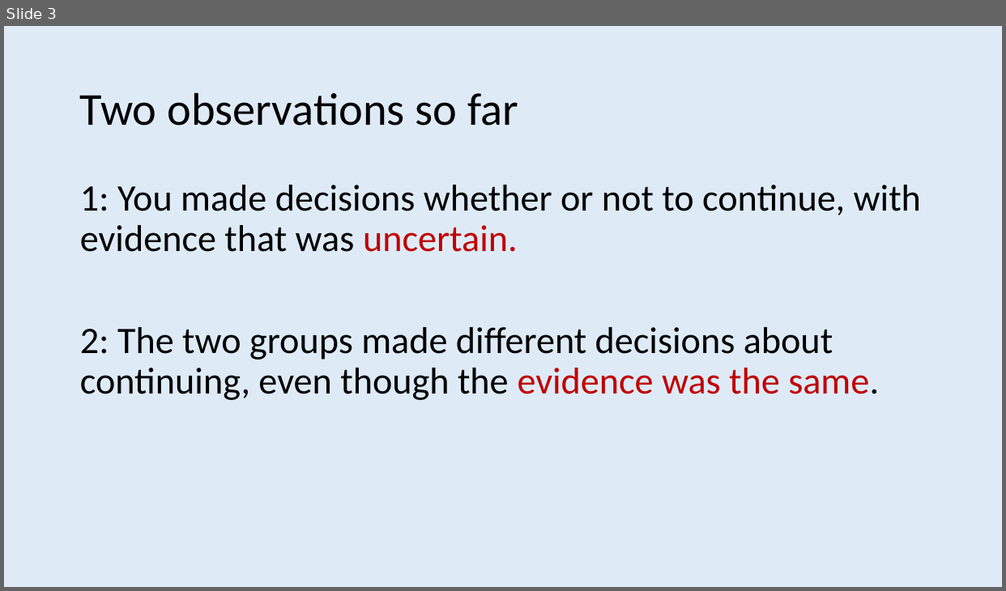
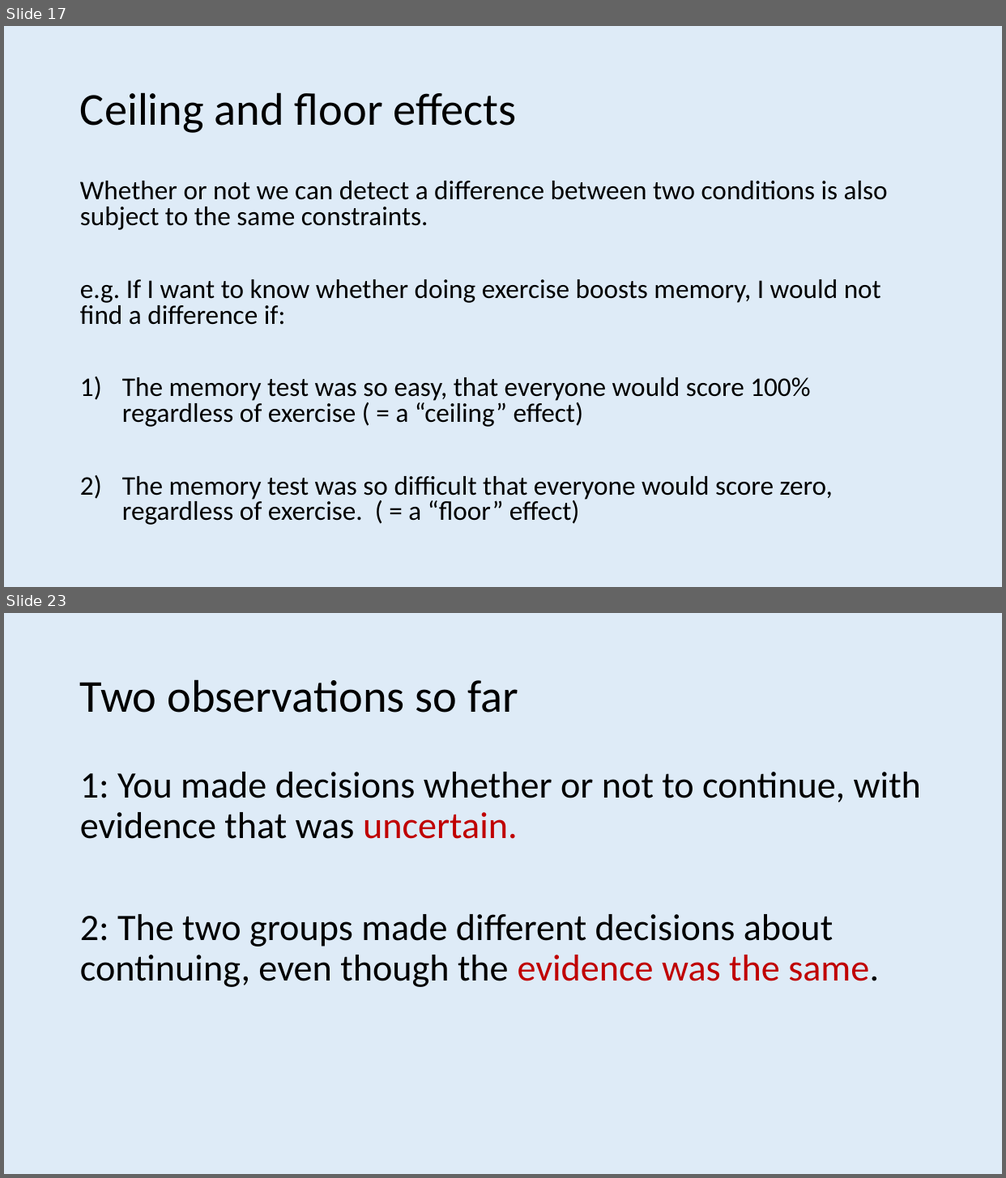
Before and after one commit to ajwills72/rmhealth-found, a slide deck: docs/statistical_inference.pptx. Shown one above the other, each under a label of ours: slide 3 before the commit, slides 17 and 23 after it; the slides between them are not shown. The pictures are 1006x591 and 1006x1178 pixels, drawn with LibreOffice and Linux fonts; fonts in the diff are those of the drawing. Boxes give left, top, right and bottom in pixels: in the first picture for what was removed or moved away, otherwise in the second. Text is boxed around its words. In the diff, an @@ line names an element or a change of style, - is before the commit and + after.

```diff
--- a/docs/statistical_inference.pptx
+++ b/docs/statistical_inference.pptx
@@ slide 17 added at (4,26,1002,587), background #DEEBF7 @@
@@ title added at (80,92,517,133), 44 pt, text #000000 @@
+Ceiling and floor effects
@@ text added at (80,181,888,525), 25.9 pt, text #000000 @@
+Whether or not we can detect a difference between two conditions is also subject to the same constraints.
+e.g. If I want to know whether doing exercise boosts memory, I would not find a difference if:
+1) The memory test was so easy, that everyone would score 100% regardless of exercise ( = a “ceiling” effect)
+2) The memory test was so difficult that everyone would score zero, regardless of exercise. ( = a “floor” effect)
@@ what was slide 3 is now slide 23 @@
```
Also in this commit, not shown: 7 slides changed, 22 other slides added, 13 slides removed, 4 other files.
